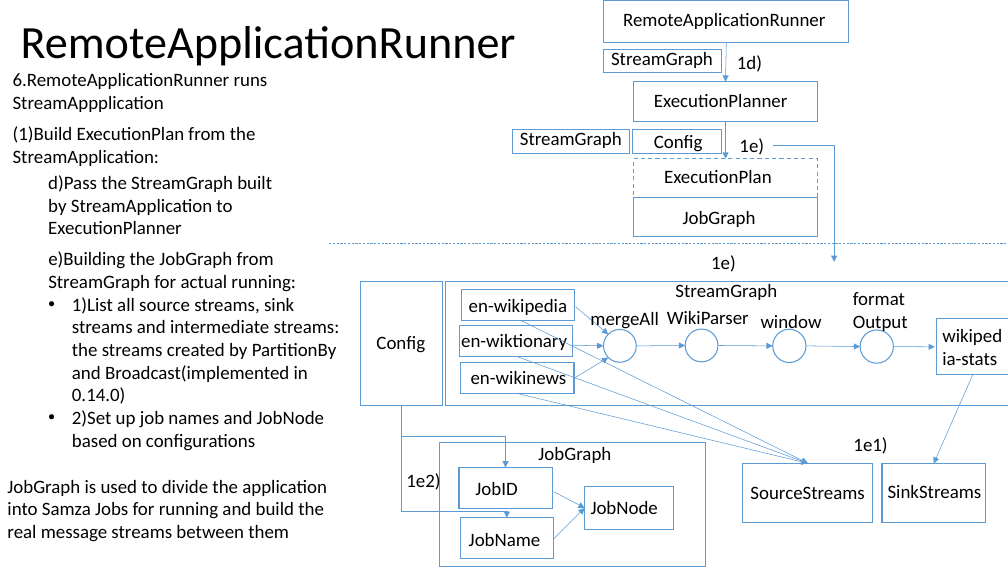
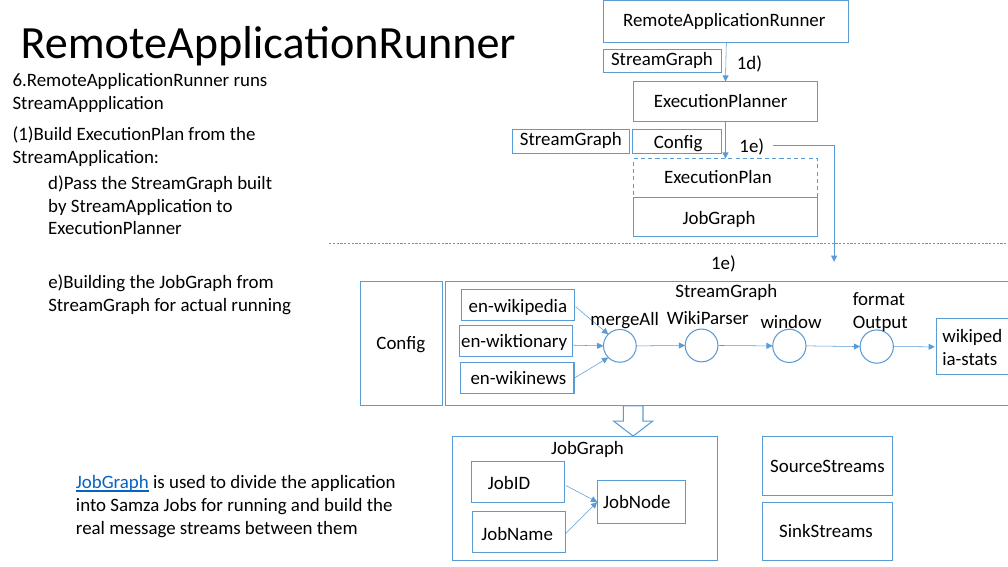
Before and after one commit to Swrrt/Samza-Documents, a slide deck: slide 37 of Documentation/SamzaStructure.pptx. Drawn at 1008x567 pixels with LibreOffice and Linux fonts; fonts in the diff are those of the drawing. Boxes give left, top, right and bottom in pixels: in the first picture for what was removed or moved away, otherwise in the second. Text is boxed around its words. In the diff, an @@ line names an element or a change of style, - is before the commit and + after.

Commit message:
Only with partition count

```diff
--- a/Documentation/SamzaStructure.pptx
+++ b/Documentation/SamzaStructure.pptx
@@ text at <box>48,274,290,315</box>: text changed @@
-e)Building the JobGraph from StreamGraph for actual running:
-• 1)List all source streams, sink streams and intermediate streams: the streams created by PartitionBy and Broadcast(implemented in 0.14.0)
-• 2)Set up job names and JobNode based on configurations
+e)Building the JobGraph from StreamGraph for actual running
@@ arrow removed from (521, 321) to (808, 464) @@
@@ arrow removed from (516, 356) to (808, 464) @@
@@ arrow removed from (973, 374) to (934, 464) @@
@@ elbow arrow removed from (402, 406) to (507, 518) @@
@@ elbow arrow removed from (402, 406) to (506, 467) @@
@@ arrow removed from (517, 393) to (808, 464) @@
@@ down arrow added at <box>614,406,653,436</box>, fill #FFFFFF, outline #5B9BD5 1 pt @@
@@ rectangle: place and size @@
-rectangle at <box>743,464,873,523</box>
+rectangle at <box>763,436,893,495</box>
@@ text removed at <box>853,437,887,454</box> @@
-1e1)
@@ text "JobGraph is used to divide ...": place and size @@
-text "JobGraph is used to divide ..." at <box>7,480,327,542</box>
+text "JobGraph is used to divide ..." at <box>76,475,396,538</box>
@@ text "JobGraph is used to divide ..." at <box>76,475,396,538</box>: text colour #000000 to #0563C1, underline on in "JobGraph" @@
@@ text removed at <box>406,471,440,492</box> @@
-1e2)
@@ 4 texts, 1 rectangle: place and size @@
-4 texts, 1 rectangle at <box>459,447,658,546</box>
+4 texts, 1 rectangle at <box>472,441,670,540</box>
@@ text "SourceStreams": place and size @@
-text "SourceStreams" at <box>750,486,864,499</box>
+text "SourceStreams" at <box>770,459,884,472</box>
@@ 3 rectangles, 2 arrows: place and size @@
-3 rectangles, 2 arrows at <box>440,443,706,567</box>
+3 rectangles, 2 arrows at <box>452,437,718,561</box>
@@ rectangle: place and size @@
-rectangle at <box>882,464,986,522</box>
+rectangle at <box>763,502,893,560</box>
@@ text "SinkStreams": place and size @@
-text "SinkStreams" at <box>888,485,982,498</box>
+text "SinkStreams" at <box>779,524,873,537</box>
```
Also in this commit, not shown: 3 other slides changed, 5 slides added.
